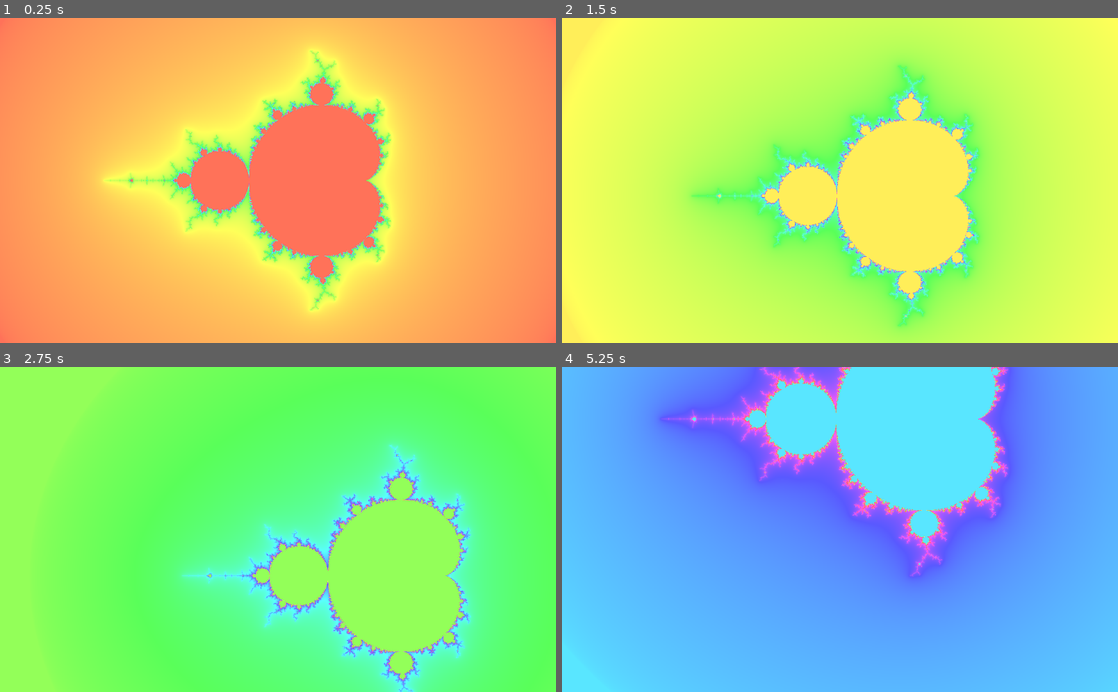
Above: before the commit, frames 1-4 (two rows, left to right).
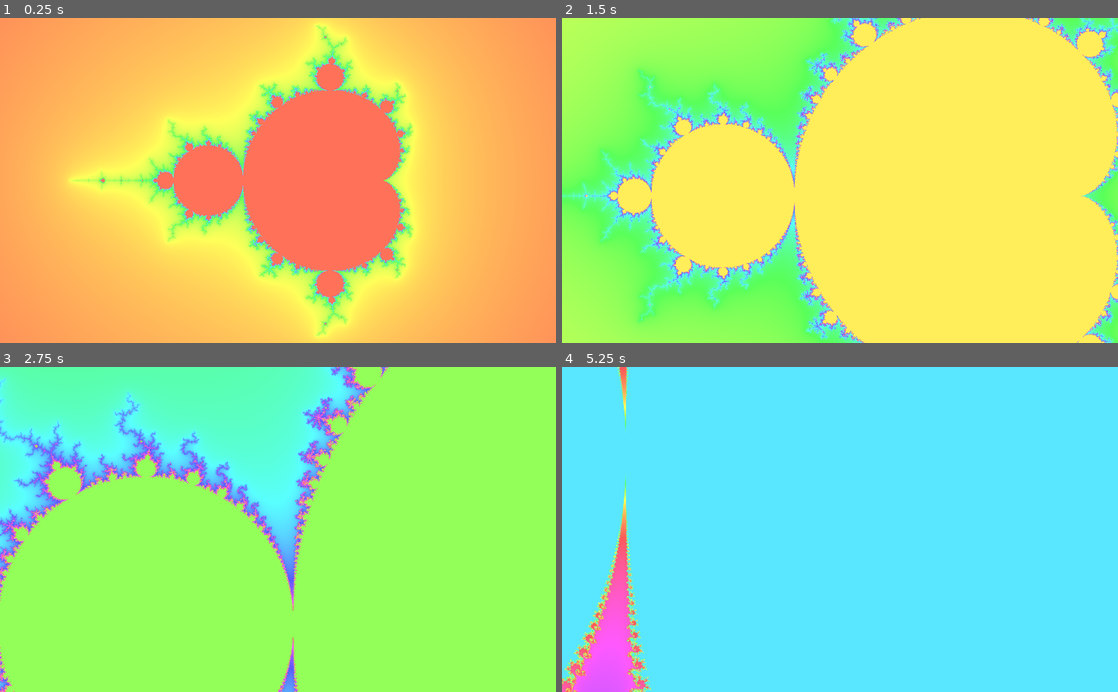
Above: after the commit, the same moments.

Repository: kiwijuice56/web-mandelbrot
Game: Godot game, scene res://main/FractalNavigation.tscn
The game is run twice, just before and just after one commit, with the same random seed, the same clock (stepped at 60 frames per second) and the same inputs.
Inputs (mouse positions are in pixels of both pictures, inside the frame that each line leads up to):
- Up to frame 1 (0.25 s): no input
- Up to frame 2 (1.5 s): move the mouse to (962, 164) at 0.52 s; hold Mouse wheel up (zoom_in, bound only before the commit) 0.53-1.25 s; click (962, 164) at 0.67 s; tap Mouse wheel down (zoom_out, bound only before the commit) at 0.8 s; drag from (728, 196) to (812, 245) at 1.27 s
- Up to frame 3 (2.75 s): move the mouse to (333, 458) at 2.02 s; hold Mouse wheel up (zoom_in, bound only before the commit) from 2.03 s (still down); click (333, 458) at 2.17 s; tap Mouse wheel down (zoom_out, bound only before the commit) at 2.3 s
- Up to frame 4 (5.25 s): release Mouse wheel up (zoom_in, bound only before the commit) at 2.75 s; drag from (812, 594) to (673, 480) at 2.77 s; move the mouse to (1006, 578) at 3.52 s; hold Mouse wheel up (zoom_in, bound only before the commit) 3.53-4.25 s; click (1006, 578) at 3.67 s; tap Mouse wheel down (zoom_out, bound only before the commit) at 3.8 s; drag from (673, 480) to (756, 448) at 4.27 s; move the mouse to (867, 529) at 5.02 s; hold Mouse wheel up (zoom_in, bound only before the commit) from 5.03 s (still down); click (867, 529) at 5.17 s

The runs differ from the first frame. In frame 1, 21% of the frame differs, in the area x 0-100%, y 0-100%; in frame 2, 86%; in frame 3, 83%; in frame 4, 85%.

Commit message:
Revert "Zoom edits"
This reverts commit 1aaa42e5a565a4bf9844007db9a39da318025db1.

Diff:
--- a/main/fractal_navigation.gd
+++ b/main/fractal_navigation.gd
@@ -2,10 +2,7 @@
 class_name FractalNavigation
 extends ColorRect
 
-export var zoom_snap: float = 16.0
-export var zoom_sens: float = 4.0
-
-export var drag_threshold: float = 0.05
+export var zoom_sens: float = 0.06
 export var drag_speed: float = 0.0063
 
 var pos_min: Vector2 setget set_pos_min, get_pos_min
@@ -62,33 +59,31 @@
 		events[event.index] = event
 		if events.size() == 2:
 			var drag_distance = events[0].position.distance_to(events[1].position)
-			if abs(drag_distance - last_drag_distance) > drag_threshold:
-				zoom_vel = +1 if drag_distance < last_drag_distance else -1
+			if abs(drag_distance - last_drag_distance) > zoom_sens:
+				zoom_vel = 1 + zoom_sens if drag_distance < last_drag_distance else 1 - zoom_sens
 				last_drag_distance = drag_distance
 			was_dragging = true
 
 	# PC zooming
 	if event is InputEventMouseButton:
-		if event.is_action_pressed("zoom_in"):
-			zoom_vel = -1
-		elif event.is_action_pressed("zoom_out"):
-			zoom_vel = +1
+		if Input.is_mouse_button_pressed(BUTTON_WHEEL_UP):
+			zoom_vel = 1 - zoom_sens
+		elif Input.is_mouse_button_pressed(BUTTON_WHEEL_DOWN):
+			zoom_vel = 1 + zoom_sens
 
 	# Panning
 	if len(events) < 2 and not was_dragging and event is InputEventMouseMotion and Input.is_mouse_button_pressed(BUTTON_LEFT):
-		var move_vel: Vector2 = event.relative
-		move_vel.x *= get_aspect_ratio()
-		init_pos_max -= zoom * move_vel * drag_speed
-		init_pos_min -= zoom * move_vel * drag_speed
-
+		var move_vector: Vector2 = event.relative
+		move_vector.x *= get_aspect_ratio()
+		init_pos_max -= zoom * move_vector * drag_speed
+		init_pos_min -= zoom * move_vector * drag_speed
 
 	if len(events) == 0:
 		was_dragging = false
 
-func _process(delta: float) -> void:
-	zoom_vel = lerp(zoom_vel, 0.0, zoom_snap * delta)
-	self.zoom += zoom * delta * zoom_vel * zoom_sens
-
+func _process(_delta) -> void:
+	zoom_vel = lerp(zoom_vel, 1.0, 0.25)
+	self.zoom *= zoom_vel
 	update_window()
 
 func update_window() -> void:
--- a/project.godot
+++ b/project.godot
@@ -32,19 +32,6 @@
 
 common/drop_mouse_on_gui_input_disabled=true
 
-[input]
-
-zoom_in={
-"deadzone": 0.5,
-"events": [ Object(InputEventMouseButton,"resource_local_to_scene":false,"resource_name":"","device":0,"alt":false,"shift":false,"control":false,"meta":false,"command":false,"button_mask":0,"position":Vector2( 0, 0 ),"global_position":Vector2( 0, 0 ),"factor":1.0,"button_index":4,"pressed":false,"doubleclick":false,"script":null)
- ]
-}
-zoom_out={
-"deadzone": 0.5,
-"events": [ Object(InputEventMouseButton,"resource_local_to_scene":false,"resource_name":"","device":0,"alt":false,"shift":false,"control":false,"meta":false,"command":false,"button_mask":0,"position":Vector2( 0, 0 ),"global_position":Vector2( 0, 0 ),"factor":1.0,"button_index":5,"pressed":false,"doubleclick":false,"script":null)
- ]
-}
-
 [physics]
 
 common/enable_pause_aware_picking=true
Not shown, changed: docs/index.html
Not shown, changed: docs/index.pck
